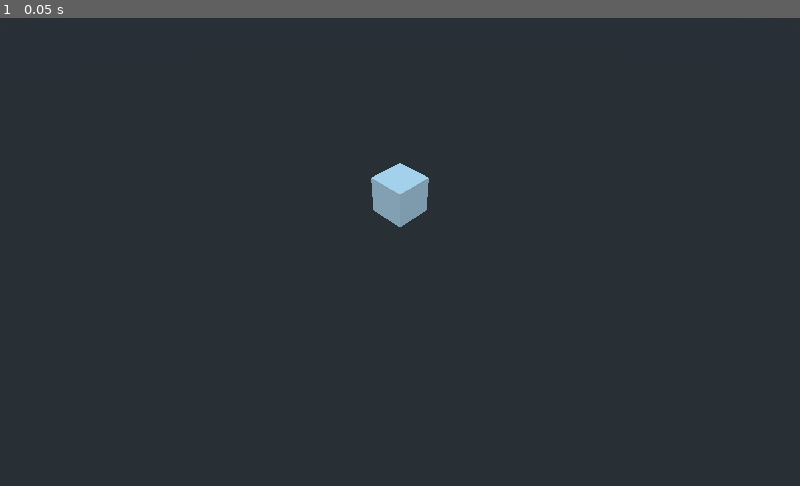
Above: before the commit, frame 1.
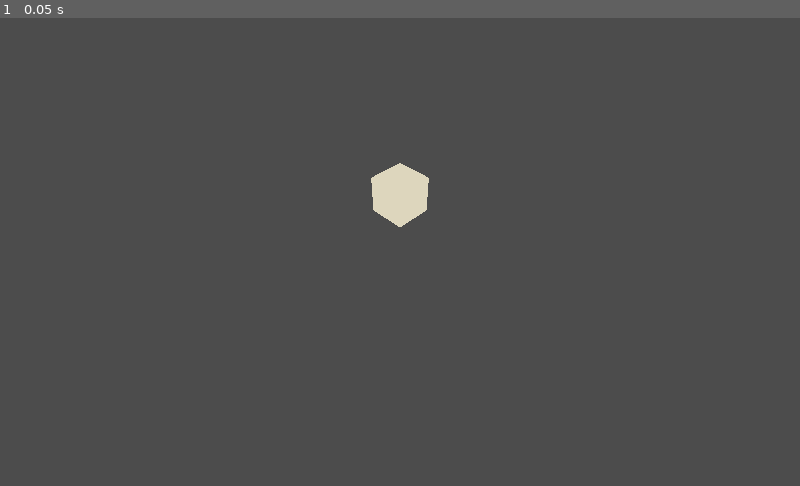
Above: after the commit, the same moment.

Repository: adngdb/ldjam45
Game: Godot game, scene res://Scenes/Main.tscn
Same seed, same stepped clock (60 frames per second), same inputs: the game is played once before the commit and once after it.
Inputs:
- Up to frame 1 (0.05 s): no input

The runs differ from the first frame. In frame 1, 100% of the frame differs, in the area x 0-100%, y 0-100%.

Commit message:
Remove the sky

Diff:
--- a/default_env.tres
+++ b/default_env.tres
@@ -3,5 +3,5 @@
 [sub_resource type="ProceduralSky" id=1]
 
 [resource]
-background_mode = 2
 background_sky = SubResource( 1 )
+ambient_light_color = Color( 0.866667, 0.839216, 0.741176, 1 )
